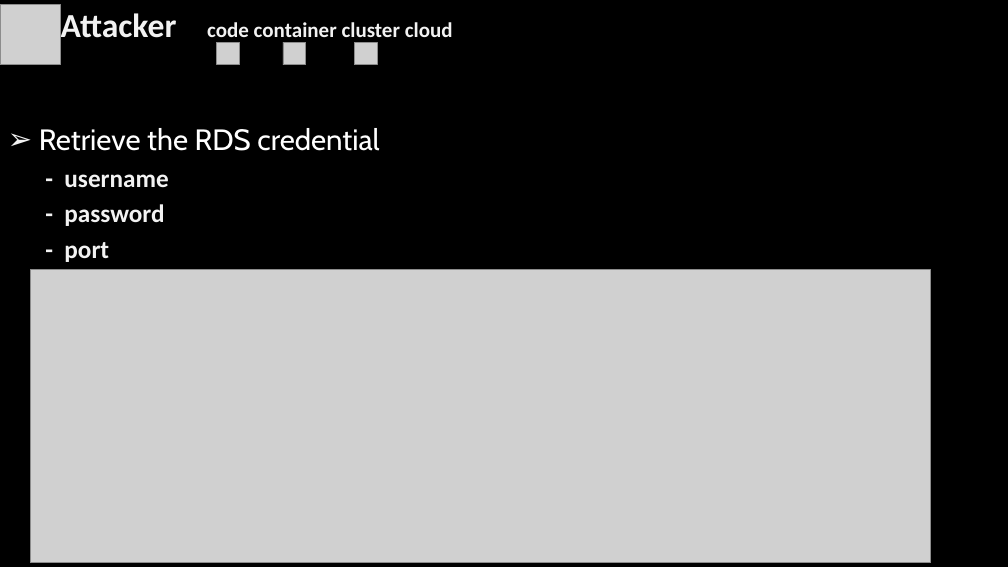
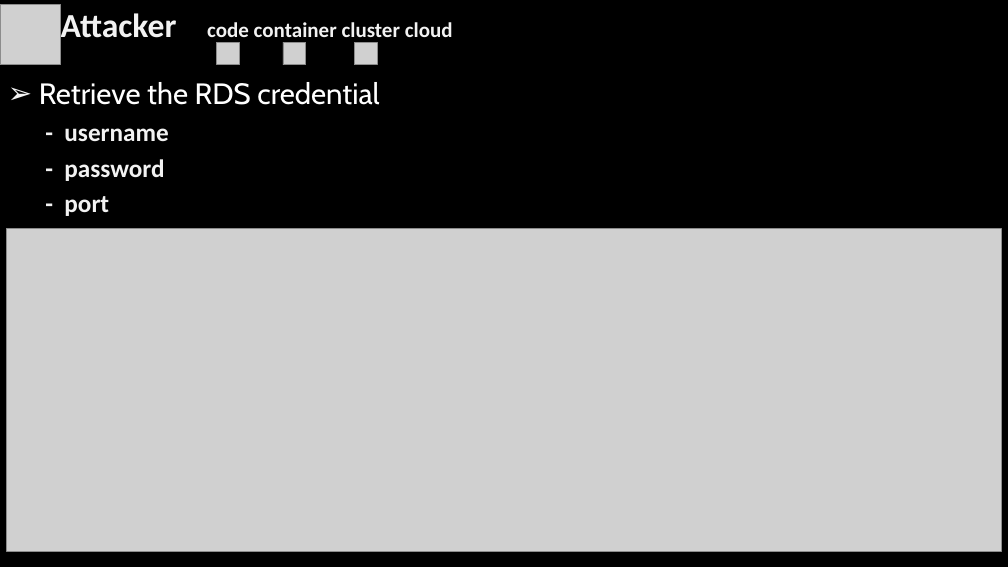
Before and after one commit to simonangel-fong/react2shell-eks, a slide deck: slide 20 of docs/slide/post01_eks_breach.pptx. Drawn at 1008x567 pixels with LibreOffice and Linux fonts; fonts in the diff are those of the drawing; grey boxes stand for pictures; background and template pictures are left out. Boxes give left, top, right and bottom in pixels: in the first picture for what was removed or moved away, otherwise in the second. Text is boxed around its words. In the diff, an @@ line names an element or a change of style, - is before the commit and + after.

```diff
--- a/docs/slide/post01_eks_breach.pptx
+++ b/docs/slide/post01_eks_breach.pptx
@@ text "Retrieve the RDS credential": place and size @@
-text "Retrieve the RDS credential" at [39,128,379,262]
+text "Retrieve the RDS credential" at [39,82,379,216]
@@ picture: place and size @@
-picture at [30,270,931,563]
+picture at [7,228,1001,552]
```
Also in this commit, not shown: 12 other slides changed, 13 other files.
